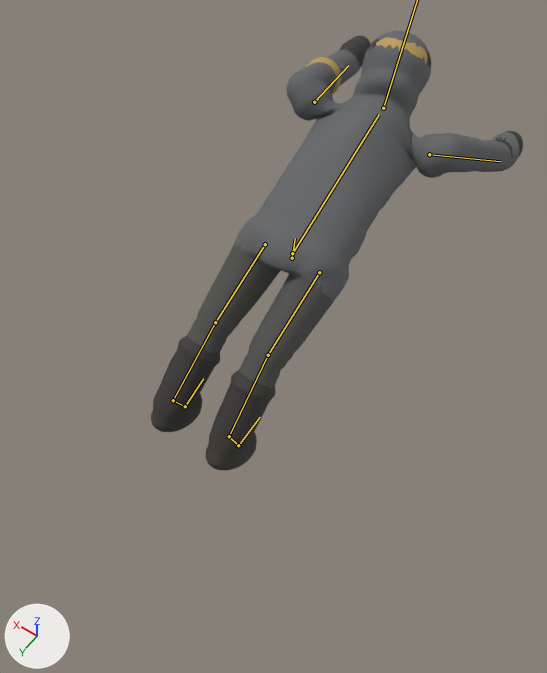
A saved change to the FBX model unity/HorrorGame/Assets/Models/Player/Runner.fbx.
Rendered twice from a 50 mm camera at (-1.01, 1.18, 2.5) aimed at (-0.03, -0.19, 0.35). Lighting does not change. The marker at lower left points along +X, +Y and +Z. The picture after the commit comes second. Both versions are drawn at frame 29 of the action 'Death'; the numbers are the values there. The bones that bend it are drawn over the model as lines.

Names of what the first picture shows: 'Runner'.
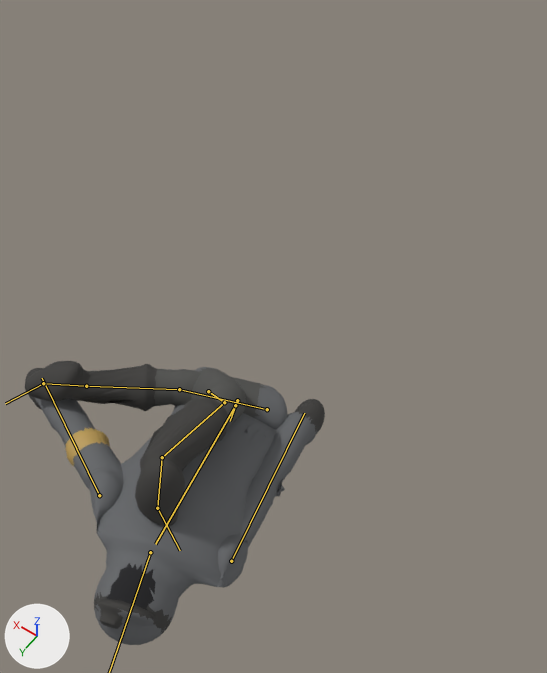
Changed parts and their boxes [x1, y1, x2, y2] in the pictures (547 x 673 px):
```json
{"object": "Runner", "change": "posed", "before": [151, 31, 523, 470], "after": [25, 361, 325, 645], "on screen": "19% narrower, 35% shorter"}
{"bone": "Hips", "before": "(292, 258) to (295, 238)", "after": "(237, 400) to (230, 421)"}
{"bone": "Spine", "before": "(292, 253) to (379, 114)", "after": "(235, 405) to (155, 544)"}
{"bone": "LeftUpperArm", "before": "(314, 102) to (348, 65)", "after": "(99, 495) to (42, 378)"}
{"bone": "RightUpperArm", "before": "(429, 154) to (500, 161)", "after": "(231, 561) to (304, 413)"}
{"bone": "LeftUpperLeg", "before": "(265, 244) to (215, 322)", "after": "(208, 391) to (224, 402)"}
{"bone": "LeftLowerLeg", "before": "(215, 322) to (173, 400)", "after": "(224, 402) to (162, 457)"}
{"bone": "LeftFoot", "before": "(173, 400) to (185, 406)", "after": "(162, 457) to (157, 508)"}
{"bone": "LeftToes", "before": "(185, 406) to (203, 378)", "after": "(157, 508) to (180, 550)"}
{"bone": "RightUpperLeg", "before": "(319, 272) to (268, 355)", "after": "(267, 409) to (179, 389)"}
{"bone": "RightLowerLeg", "before": "(268, 355) to (229, 436)", "after": "(179, 389) to (86, 386)"}
{"bone": "RightFoot", "before": "(229, 436) to (238, 445)", "after": "(86, 386) to (43, 383)"}
{"bone": "RightToes", "before": "(238, 445) to (260, 417)", "after": "(43, 383) to (5, 403)"}
```

Edits to the scene script, one JSON object a line:
```json
{"block": "bone_hips", "where": "bone_hips = bpy.data.objects['Runner_Rig'].pose.bones['Hips']"}
{"op": "set", "path": "bone_hips.location", "old": "(0.0, -0.191, 0.338)", "new": "(0.0, -0.661, 0.0)"}
{"op": "set", "path": "bone_hips.rotation_quaternion", "old": "(0.996, 0.094, 0.0, 0.0)", "new": "(0.616, -0.772, 0.076, 0.137)", "note": "degrees (11, 0, 0) -> degrees (-102, 18, 3)"}
{"block": "bone_spine", "where": "bone_spine = bpy.data.objects['Runner_Rig'].pose.bones['Spine']  # child of 'Hips'"}
{"op": "set", "path": "bone_spine.rotation_quaternion", "old": "(0.854, 0.513, 0.081, 0.012)", "new": "(0.976, 0.2, -0.067, -0.049)", "note": "degrees (62, 7, 6) -> degrees (24, -6, -7)"}
{"block": "bone_head", "where": "bone_head = bpy.data.objects['Runner_Rig'].pose.bones['Head']  # child of 'Spine'"}
{"op": "set", "path": "bone_head.rotation_quaternion", "old": "(0.973, -0.197, 0.069, -0.101)", "new": "(0.987, -0.131, 0.058, 0.076)", "note": "degrees (-23, 5, -13) -> degrees (-15, 8, 8)"}
{"block": "bone_leftupperarm", "where": "bone_leftupperarm = bpy.data.objects['Runner_Rig'].pose.bones['LeftUpperArm']  # child of 'Spine'"}
{"op": "set", "path": "bone_leftupperarm.rotation_quaternion", "old": "(0.34, -0.923, -0.082, -0.16)", "new": "(-0.061, -0.373, -0.918, -0.123)", "note": "degrees (-140, -21, 3) -> degrees (-16, 179, -44)"}
{"block": "bone_rightupperarm", "where": "bone_rightupperarm = bpy.data.objects['Runner_Rig'].pose.bones['RightUpperArm']  # child of 'Spine'"}
{"op": "set", "path": "bone_rightupperarm.rotation_quaternion", "old": "(0.421, -0.872, 0.145, 0.202)", "new": "(0.168, 0.02, 0.984, -0.052)", "note": "degrees (-130, 28, -5) -> degrees (6, 161, -1)"}
{"block": "bone_leftupperleg", "where": "bone_leftupperleg = bpy.data.objects['Runner_Rig'].pose.bones['LeftUpperLeg']  # child of 'Hips'"}
{"op": "set", "path": "bone_leftupperleg.rotation_quaternion", "old": "(0.94, 0.336, -0.006, -0.067)", "new": "(-0.583, 0.76, -0.034, -0.284)", "note": "degrees (39, 2, -8) -> degrees (-100, 28, 18)"}
{"block": "bone_leftlowerleg", "where": "bone_leftlowerleg = bpy.data.objects['Runner_Rig'].pose.bones['LeftLowerLeg']  # child of 'LeftUpperLeg'"}
{"op": "set", "path": "bone_leftlowerleg.rotation_quaternion", "old": "(0.999, -0.022, 0.016, 0.031)", "new": "(0.876, -0.457, -0.14, -0.064)", "note": "degrees (-2, 2, 3) -> degrees (-55, -18, 1)"}
{"block": "bone_leftfoot", "where": "bone_leftfoot = bpy.data.objects['Runner_Rig'].pose.bones['LeftFoot']  # child of 'LeftLowerLeg'"}
{"op": "set", "path": "bone_leftfoot.rotation_quaternion", "old": "(0.968, -0.246, -0.035, -0.009)", "new": "(0.883, 0.154, -0.056, 0.44)", "note": "degrees (-29, -4, 0) -> degrees (13, -14, 51)"}
{"block": "bone_lefttoes", "where": "bone_lefttoes = bpy.data.objects['Runner_Rig'].pose.bones['LeftToes']  # child of 'LeftFoot'"}
{"op": "set", "path": "bone_lefttoes.rotation_quaternion", "old": "(0.981, -0.181, -0.041, -0.061)", "new": "(0.864, 0.179, 0.282, 0.376)", "note": "degrees (-21, -6, -6) -> degrees (34, 21, 53)"}
{"block": "bone_rightupperleg", "where": "bone_rightupperleg = bpy.data.objects['Runner_Rig'].pose.bones['RightUpperLeg']  # child of 'Hips'"}
{"op": "set", "path": "bone_rightupperleg.rotation_quaternion", "old": "(0.915, 0.402, -0.003, -0.03)", "new": "(-0.486, 0.648, 0.431, 0.398)", "note": "degrees (47, 1, -3) -> degrees (-126, -69, 29)"}
{"block": "bone_rightlowerleg", "where": "bone_rightlowerleg = bpy.data.objects['Runner_Rig'].pose.bones['RightLowerLeg']  # child of 'RightUpperLeg'"}
{"op": "set", "path": "bone_rightlowerleg.rotation_quaternion", "old": "(0.989, -0.144, 0.005, 0.015)", "new": "(0.986, -0.1, 0.121, -0.064)", "note": "degrees (-17, 1, 2) -> degrees (-13, 13, -9)"}
{"block": "bone_rightfoot", "where": "bone_rightfoot = bpy.data.objects['Runner_Rig'].pose.bones['RightFoot']  # child of 'RightLowerLeg'"}
{"op": "set", "path": "bone_rightfoot.rotation_quaternion", "old": "(0.989, -0.148, -0.012, 0.0)", "new": "(0.717, 0.325, -0.579, -0.215)", "note": "degrees (-17, -1, 0) -> degrees (81, -44, -71)"}
{"block": "bone_righttoes", "where": "bone_righttoes = bpy.data.objects['Runner_Rig'].pose.bones['RightToes']  # child of 'RightFoot'"}
{"op": "set", "path": "bone_righttoes.rotation_quaternion", "old": "(0.972, -0.233, -0.017, -0.029)", "new": "(0.843, 0.197, -0.49, 0.103)", "note": "degrees (-27, -3, -3) -> degrees (28, -60, -2)"}
```
